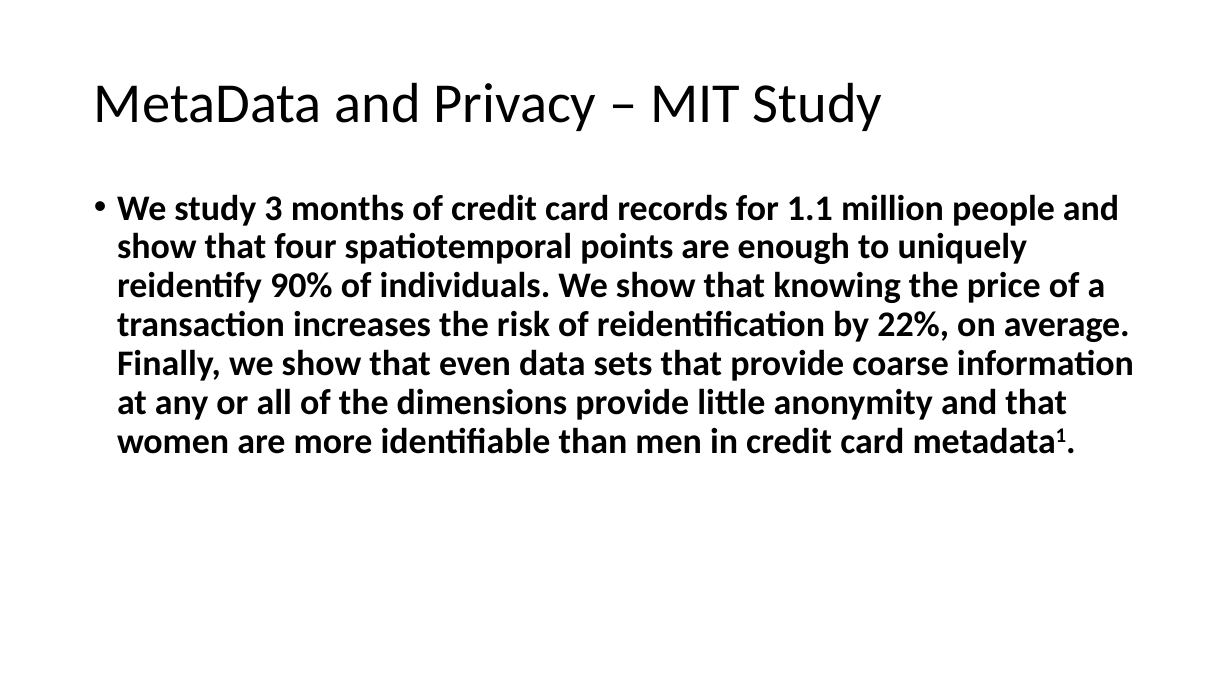
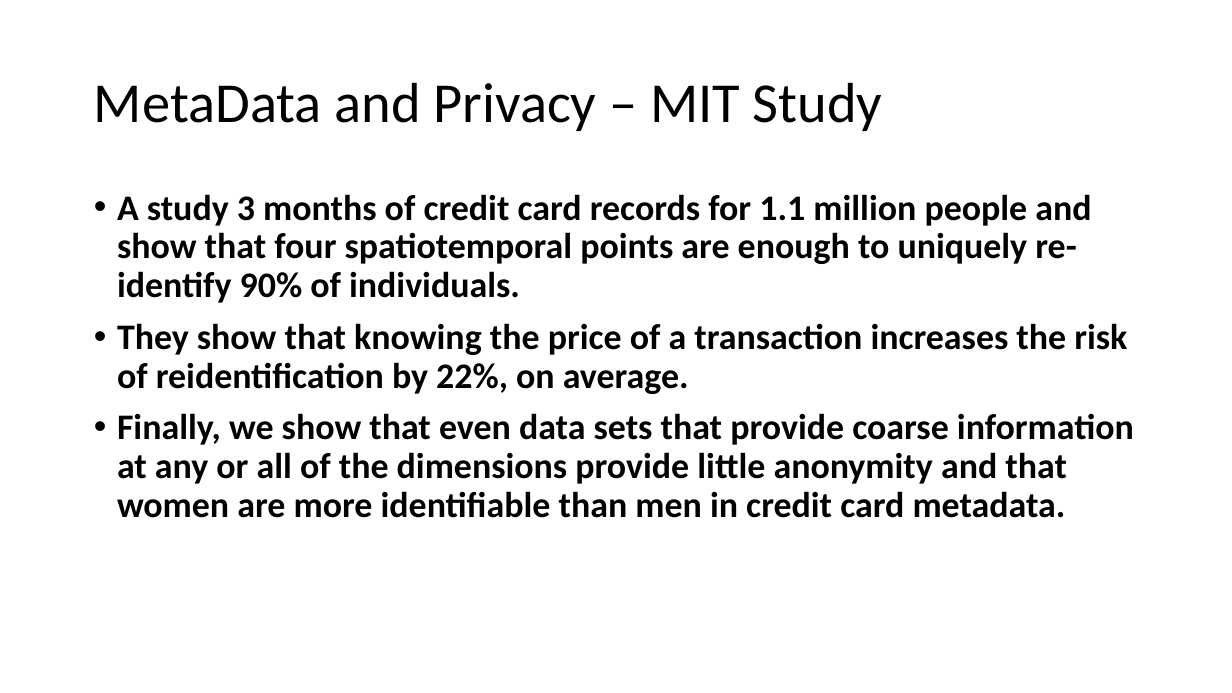
Before and after one commit to deniseygrace/COT-4935-Group-7-Project, a slide deck: slide 12 of Twitter.pptx (slide 4 before the commit). Drawn at 1232x693 pixels with LibreOffice and Linux fonts; fonts in the diff are those of the drawing. Boxes give left, top, right and bottom in pixels: in the first picture for what was removed or moved away, otherwise in the second. Text is boxed around its words. In the diff, an @@ line names an element or a change of style, - is before the commit and + after.

```diff
--- a/Twitter.pptx
+++ b/Twitter.pptx
@@ text at [117, 194, 1134, 518]: text changed @@
-• We study 3 months of credit card records for 1.1 million people and show that four spatiotemporal points are enough to uniquely reidentify 90% of individuals. We show that knowing the price of a transaction increases the risk of reidentification by 22%, on average. Finally, we show that even data sets that provide coarse information at any or all of the dimensions provide little anonymity and that women are more identifiable than men in credit card metadata1.
+• A study 3 months of credit card records for 1.1 million people and show that four spatiotemporal points are enough to uniquely re-identify 90% of individuals.
+• They show that knowing the price of a transaction increases the risk of reidentification by 22%, on average.
+• Finally, we show that even data sets that provide coarse information at any or all of the dimensions provide little anonymity and that women are more identifiable than men in credit card metadata.
```
Also in this commit, not shown: 4 other slides changed, 11 slides added.
